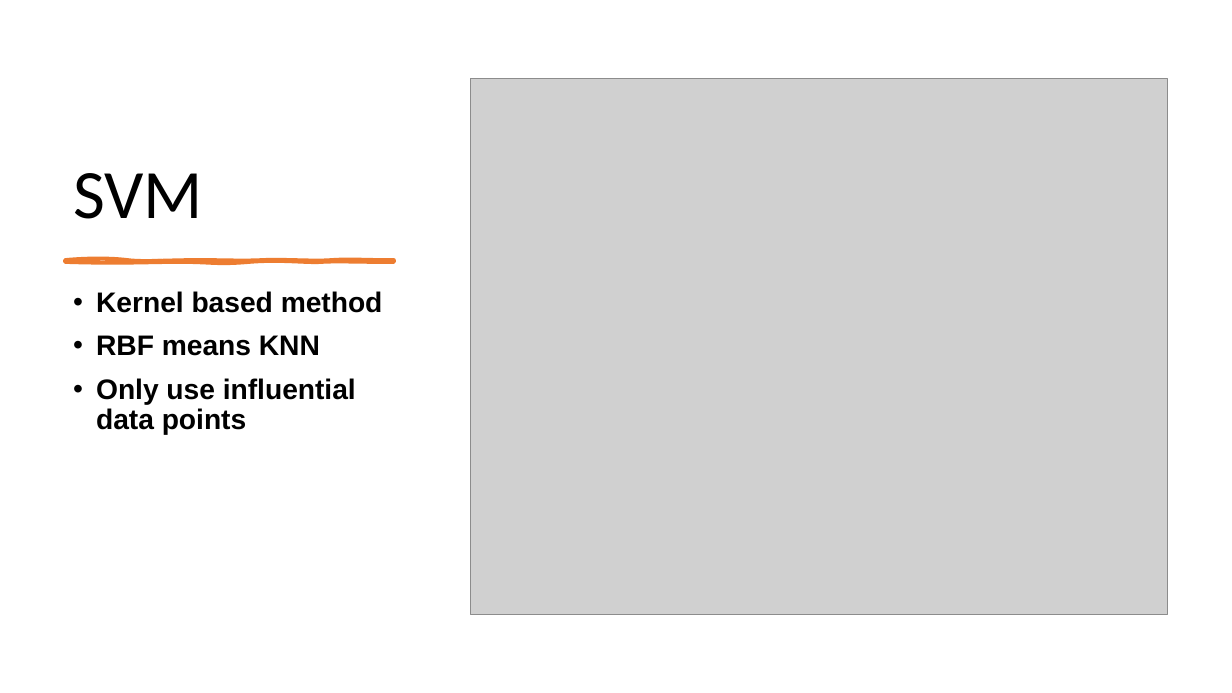
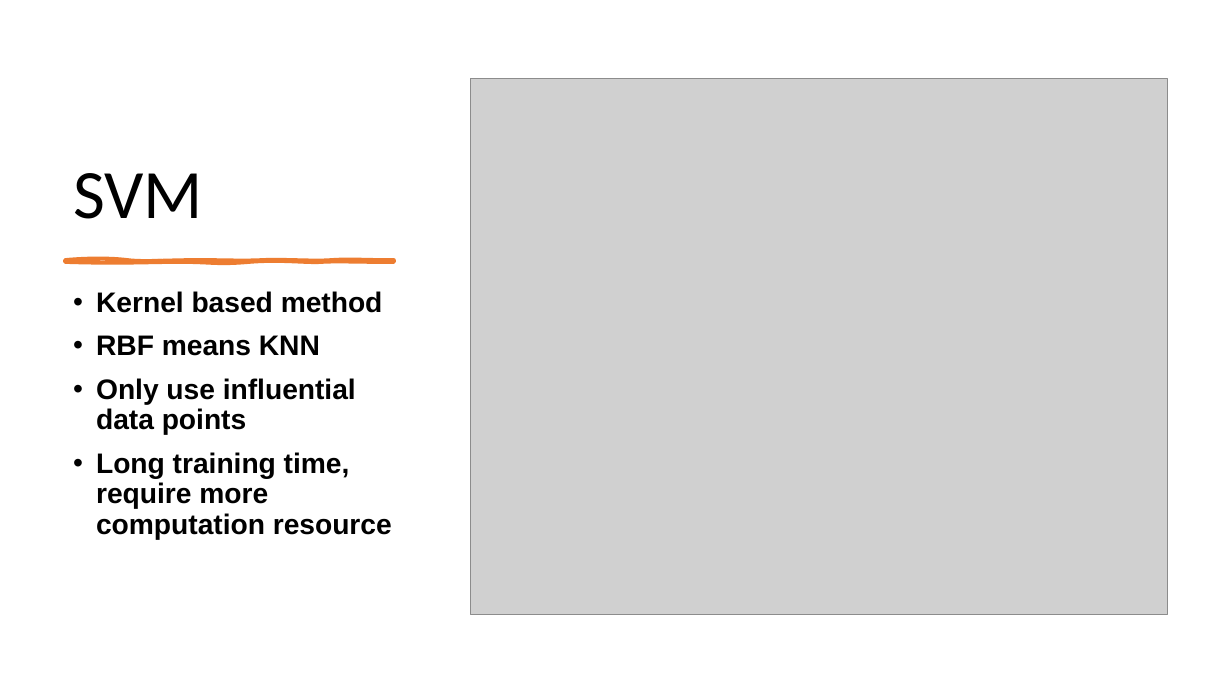
Before and after one commit to Zeruuuuu/ML-implementation, a slide deck: slide 12 of week 13 Final Code and Presentation/Presentation3.pptx. Drawn at 1232x693 pixels with LibreOffice and Linux fonts; fonts in the diff are those of the drawing; grey boxes stand for pictures. Boxes give left, top, right and bottom in pixels: in the first picture for what was removed or moved away, otherwise in the second. Text is boxed around its words. In the diff, an @@ line names an element or a change of style, - is before the commit and + after.

```diff
--- a/week 13 Final Code and Presentation/Presentation3.pptx
+++ b/week 13 Final Code and Presentation/Presentation3.pptx
@@ text at (96, 452, 392, 540): paragraph added @@
+• Long training time, require more computation resource
```
Also in this commit, not shown: 7 other slides changed, 2 other files.
